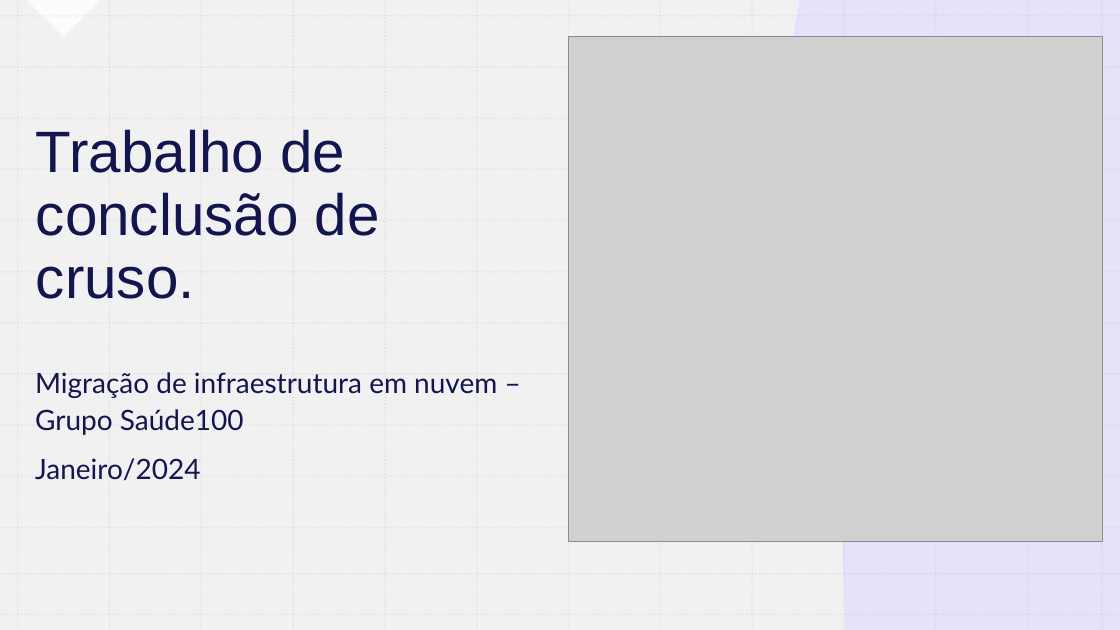
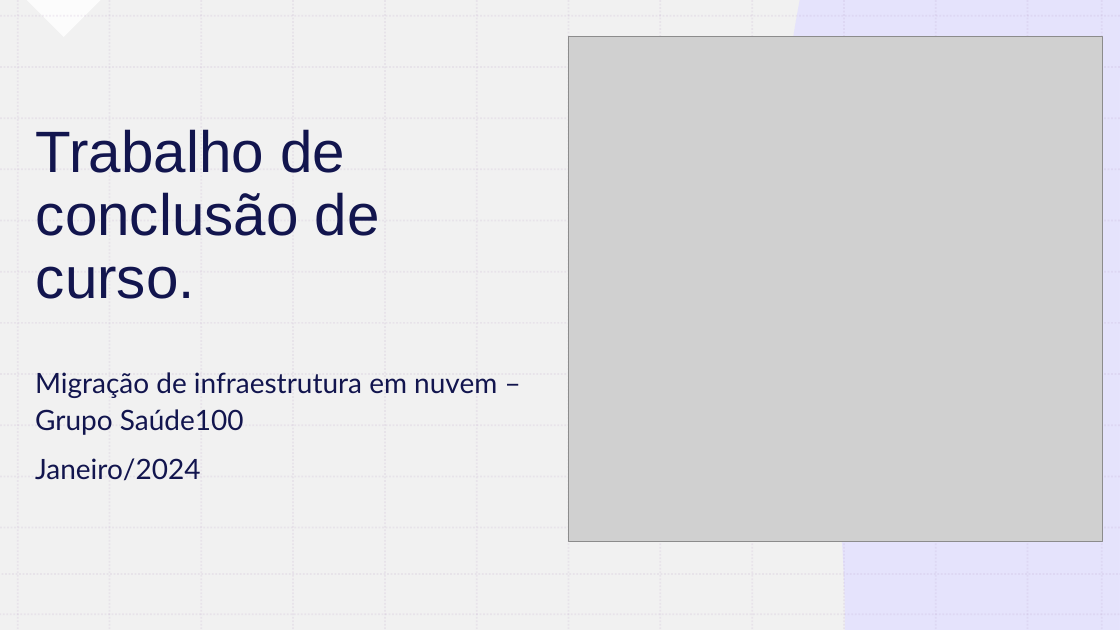
Before and after one commit to santanapuc/TCCLucas, a slide deck: slide 1 of Presentation.pptx. Drawn at 1120x630 pixels with LibreOffice and Linux fonts; fonts in the diff are those of the drawing; grey boxes stand for pictures. Boxes give left, top, right and bottom in pixels: in the first picture for what was removed or moved away, otherwise in the second. Text is boxed around its words. In the diff, an @@ line names an element or a change of style, - is before the commit and + after.

```diff
--- a/Presentation.pptx
+++ b/Presentation.pptx
@@ title at <box>36,129,380,299</box>: text changed @@
-Trabalho de conclusão de cruso.
+Trabalho de conclusão de curso.
```
Also in this commit, not shown: 2 other slides changed, 30 slides added, 13 other files.
